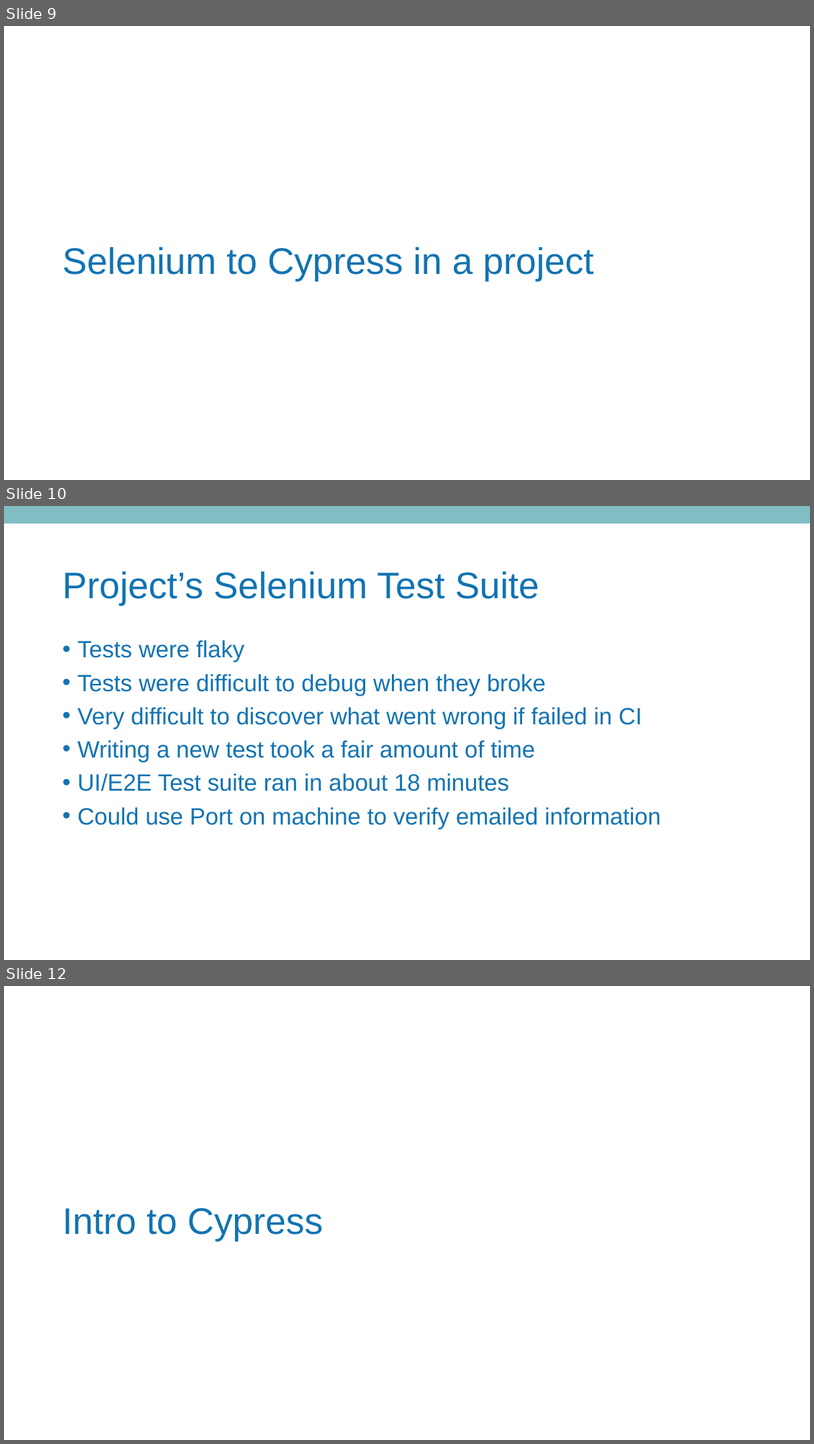
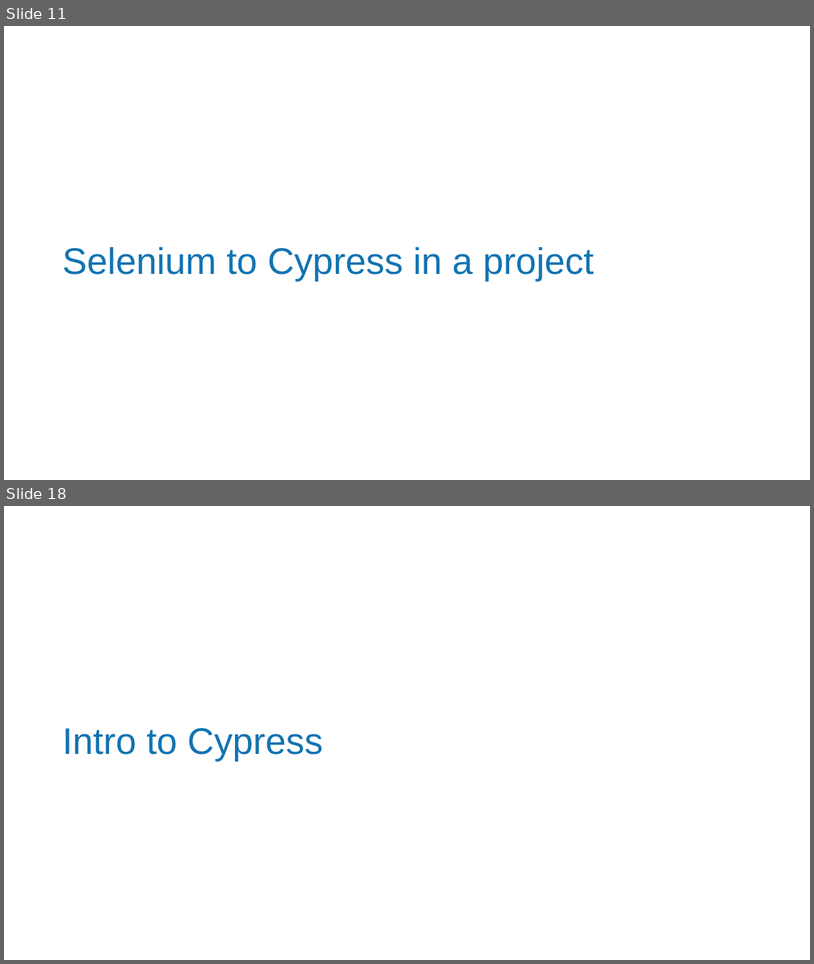
Before and after one commit to MatthewYKnowles/atlanta-code-camp-2019, a slide deck: And Now Seleniums Watch is Ended.pptx. Shown one above the other, each under a label of ours: slides 9, 10 and 12 before the commit, slides 11 and 18 after it; the slides between them are not shown. The pictures are 814x1444 and 814x964 pixels, drawn with LibreOffice and Linux fonts; fonts in the diff are those of the drawing; background and template pictures are left out. Boxes give left, top, right and bottom in pixels: in the first picture for what was removed or moved away, otherwise in the second. Text is boxed around its words. In the diff, an @@ line names an element or a change of style, - is before the commit and + after.

```diff
--- a/And Now Seleniums Watch is Ended.pptx
+++ b/And Now Seleniums Watch is Ended.pptx
@@ slide 10 removed at [4,506,810,960], background #FFFFFF @@
@@ rectangle removed at [4,506,810,523] @@
@@ title removed at [62,571,540,605] @@
-Project’s Selenium Test Suite
@@ text removed at [77,640,661,829] @@
-• Tests were flaky
-• Tests were difficult to debug when they broke
-• Very difficult to discover what went wrong if failed in CI
-• Writing a new test took a fair amount of time
-• UI/E2E Test suite ran in about 18 minutes
-• Could use Port on machine to verify emailed information
@@ what was slide 9 is now slide 11 @@
@@ what was slide 12 is now slide 18 @@
```
Also in this commit, not shown: 3 slides changed, 12 slides added, 4 other slides removed.
